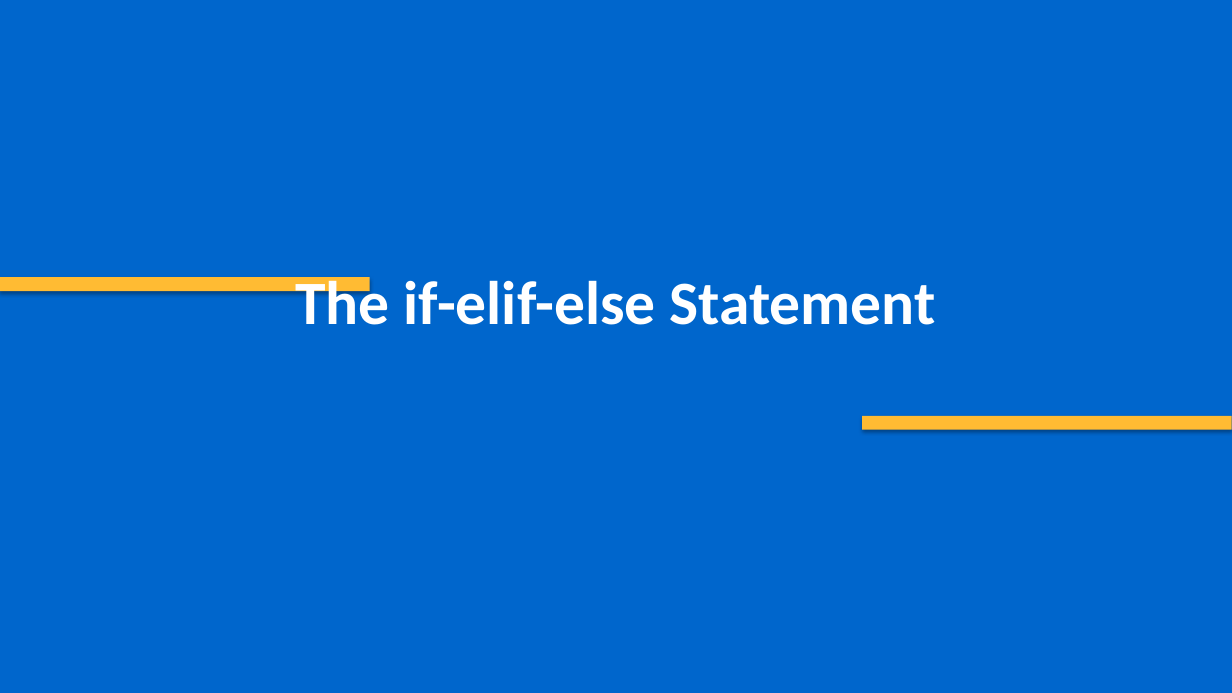
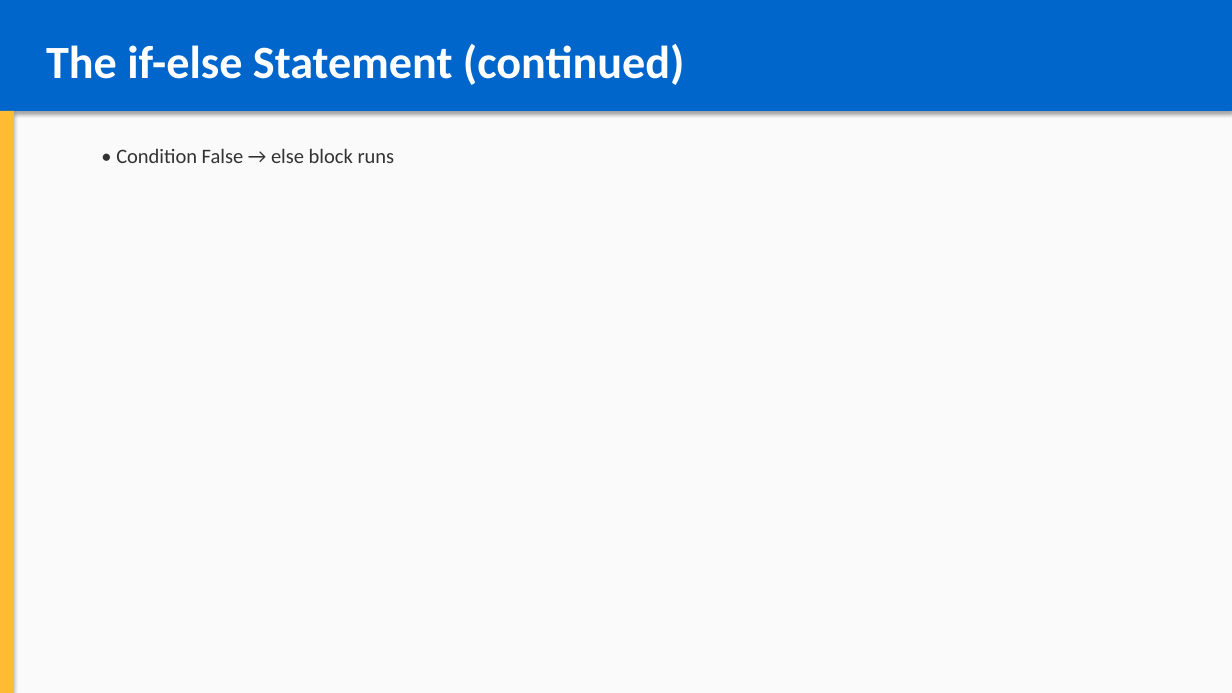
Before and after one commit to YouROS12/courses, a slide deck: slide 9 of python_course/chapter_03_making_decisions/making_decisions.pptx (slide 6 before the commit). Drawn at 1232x693 pixels with LibreOffice and Linux fonts; fonts in the diff are those of the drawing. Boxes give left, top, right and bottom in pixels: in the first picture for what was removed or moved away, otherwise in the second. Text is boxed around its words. In the diff, an @@ line names an element or a change of style, - is before the commit and + after.

```diff
--- a/python_course/chapter_03_making_decisions/making_decisions.pptx
+++ b/python_course/chapter_03_making_decisions/making_decisions.pptx
@@ rectangle at (0,0,1232,693): fill #0066CC to #FAFAFA @@
@@ rectangle added at (0,0,1232,111), fill #0066CC @@
@@ text at (46,44,685,85): text changed; size 48 to 36 pt @@
-The if-elif-else Statement
+The if-else Statement (continued)
@@ rectangle added at (0,111,14,693), fill #FFBB33 @@
@@ text added at (116,148,395,163), 16 pt, text #333333 @@
+  • Condition False → else block runs
@@ rectangle removed at (0,277,370,291) @@
@@ rectangle removed at (862,416,1232,430) @@
```
Also in this commit, not shown: 10 other slides changed, 12 slides added, 10 other files.
